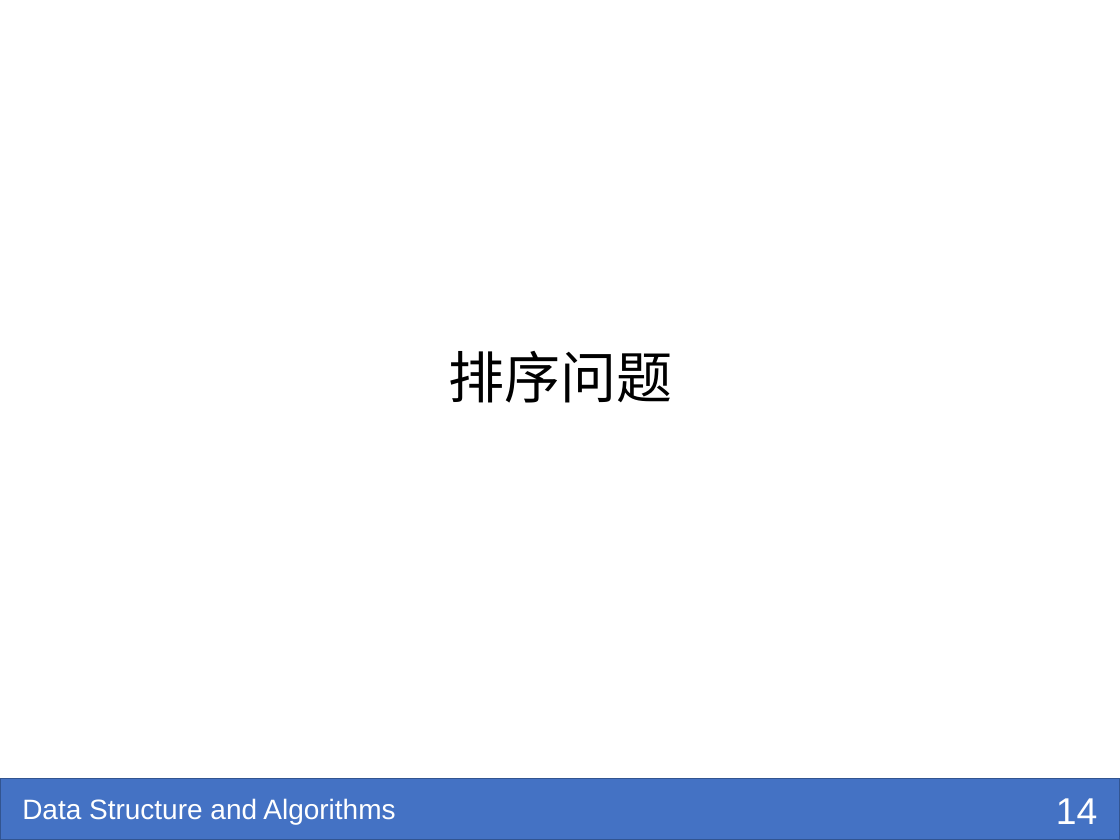
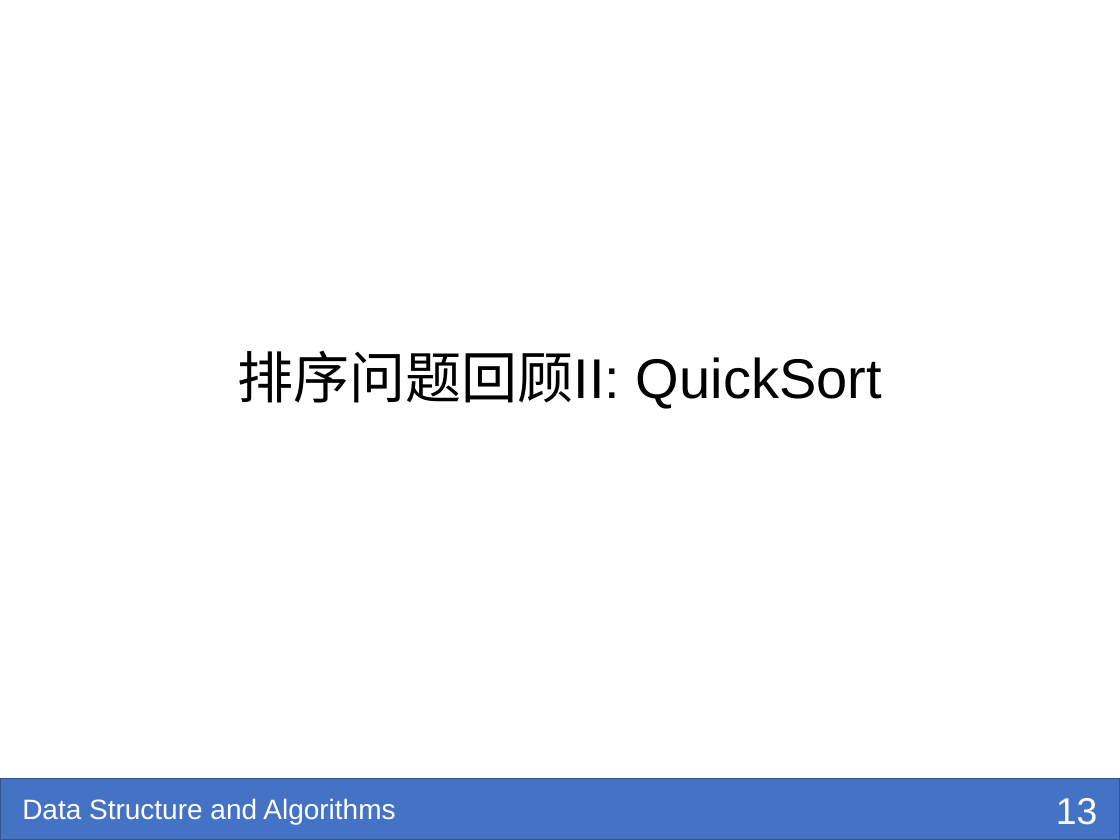
Before and after one commit to shzaiz/dx-public, a slide deck: slide 13 of notes/notes/ds-algo/ch3-recursive.pptx (slide 14 before the commit). Drawn at 1120x840 pixels with LibreOffice and Linux fonts; fonts in the diff are those of the drawing. Boxes give left, top, right and bottom in pixels: in the first picture for what was removed or moved away, otherwise in the second. Text is boxed around its words. In the diff, an @@ line names an element or a change of style, - is before the commit and + after.

```diff
--- a/notes/notes/ds-algo/ch3-recursive.pptx
+++ b/notes/notes/ds-algo/ch3-recursive.pptx
@@ title at <box>238,351,882,407</box>: text changed @@
-排序问题
+排序问题回顾II: QuickSort
@@ page number at <box>1056,798,1097,825</box>: text changed @@
-14
+13
```
Also in this commit, not shown: 4 other slides changed, 11 slides added, 16 other files.
